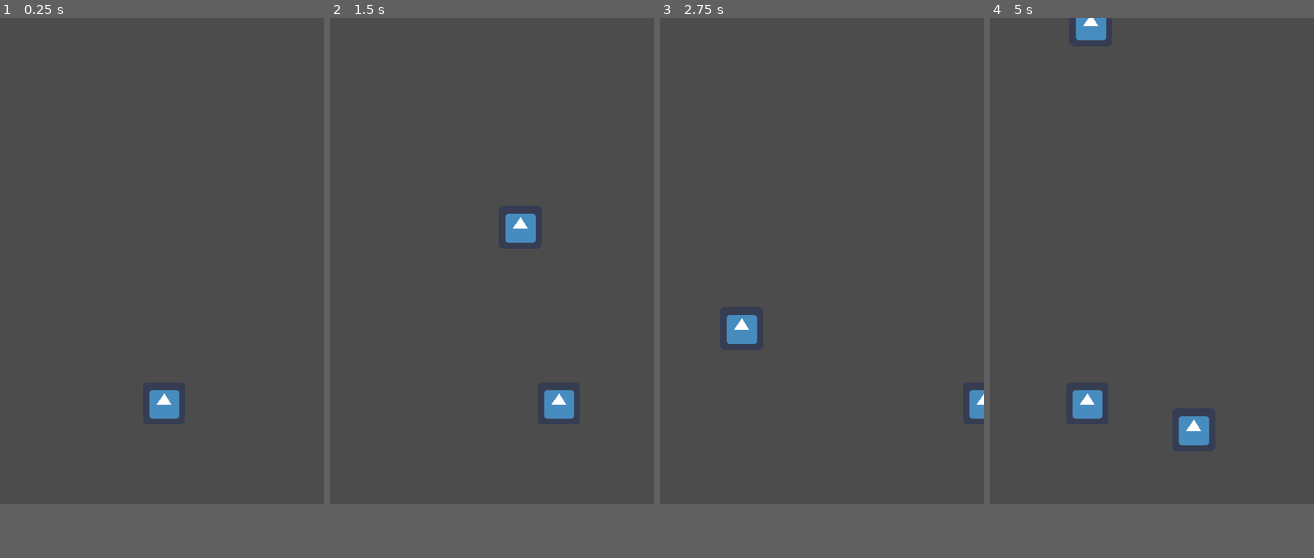
Above: before the commit, frames 1-4 (left to right).
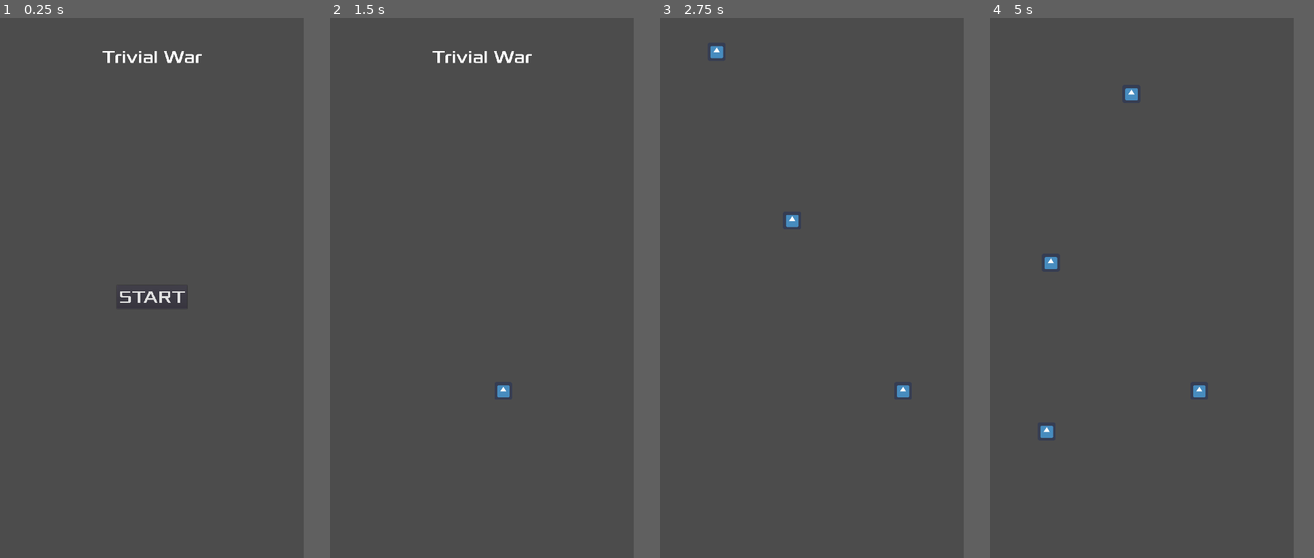
Above: after the commit, the same moments.

Repository: eastonman/trivialwar
Game: Godot game, scene res://Main.tscn
Two runs of this game, one before a commit and one after it. Both use one fixed random seed, a clock stepped at 60 frames per second and the inputs below. The engine's default icon, where the game draws it, is replaced by a stand-in: a white triangle on a blue panel in a dark square.
Inputs (mouse positions are in pixels of both pictures, inside the frame that each line leads up to):
- Up to frame 1 (0.25 s): no input
- Up to frame 2 (1.5 s): click (492, 271) at 0.5 s, where only the run after the commit has a clickable "START"; move the mouse to (563, 234) at 1.27 s; hold Right (move_right) from 1.28 s (still down); click (563, 234) at 1.42 s
- Up to frame 3 (2.75 s): release Right (move_right) at 2 s; drag from (757, 288) to (805, 358) at 2.02 s
- Up to frame 4 (5 s): move the mouse to (1184, 153) at 2.77 s; hold Right (move_right) 2.78-3.5 s; drag from (1135, 358) to (1054, 185) at 3.52 s; move the mouse to (1249, 331) at 4.27 s; hold Left (move_left) from 4.28 s (still down)
In our replay, the window is 480x720 before the commit and 450x800 after it. These sizes can differ from the game's own. Grey fills any space a smaller window leaves; there, only what the larger window draws over its background counts as a difference.

The runs differ from the first frame. In frame 1, 1.0% of the frame differs, in the area x 31-63%, y 6-75%; in frame 2, 1.4%; in frame 3, 1.0%; in frame 4, 1.8%, in the area x 15-68%, y 0-80%.

Commit message:
fix: fix screen size

Diff:
--- a/GlobalVar.gd
+++ b/GlobalVar.gd
@@ -5,4 +5,5 @@
 var screen_size
 
 func _ready():
-	screen_size = OS.get_real_window_size()
+	screen_size = OS.get_screen_size()
+	print(screen_size)
--- a/Main.tscn
+++ b/Main.tscn
@@ -1,17 +1,23 @@
-[gd_scene load_steps=4 format=2]
+[gd_scene load_steps=5 format=2]
 
 [ext_resource path="res://enemy/Mob.tscn" type="PackedScene" id=1]
 [ext_resource path="res://player/Player.tscn" type="PackedScene" id=2]
 [ext_resource path="res://main.gd" type="Script" id=3]
+[ext_resource path="res://firstPage/firstPage.tscn" type="PackedScene" id=4]
 
 [node name="Main" type="Node"]
 script = ExtResource( 3 )
 mob_scene = ExtResource( 1 )
 
 [node name="MobTimer" type="Timer" parent="."]
+process_mode = 0
 
 [node name="Player" parent="." instance=ExtResource( 2 )]
-position = Vector2( 243, 571 )
+visible = false
+position = Vector2( 520, 1326 )
 scale = Vector2( 0.982465, 0.981797 )
 
+[node name="FirstPage" parent="." instance=ExtResource( 4 )]
+
 [connection signal="timeout" from="MobTimer" to="." method="_on_MobTimer_timeout"]
+[connection signal="start_game" from="FirstPage" to="." method="new_game"]
--- a/main.gd
+++ b/main.gd
@@ -4,10 +4,11 @@
 
 func _ready():
 	randomize()
-	# Debug tesing purpose
-	new_game()
+
 
 func new_game():
+	# Show palyer
+	$Player.visible = true
 	$MobTimer.start()
 
 func game_over():
@@ -19,7 +20,7 @@
 	# Create mob
 	var mob = mob_scene.instance()
 
-	mob.position.x = rand_range(0, GlobalVar.screen_size.x)
+	mob.position.x = rand_range(0, GlobalVar.screen_size.y)
 
 	# Add mob to scene
 	add_child(mob)
--- a/project.godot
+++ b/project.godot
@@ -7,6 +7,16 @@
 ;   param=value ; assign values to parameters
 
 config_version=4
+
+_global_script_classes=[ {
+"base": "",
+"class": "GitAPI",
+"language": "NativeScript",
+"path": "res://addons/godot-git-plugin/git_api.gdns"
+} ]
+_global_script_class_icons={
+"GitAPI": ""
+}
 
 [application]
 
@@ -20,14 +30,18 @@
 
 [display]
 
-window/size/width=480
-window/size/height=720
+window/size/width=1080
+window/size/height=1920
 window/size/resizable=false
+window/size/test_width=540
+window/size/test_height=960
 window/handheld/orientation="portrait"
+window/stretch/mode="viewport"
+window/stretch/aspect="keep"
 
 [gdnative]
 
-singletons=[  ]
+singletons=[ "res://addons/godot-git-plugin/git_api.gdnlib" ]
 
 [input]
 
